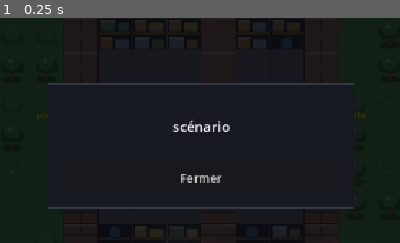
Above: before the commit, frame 1.
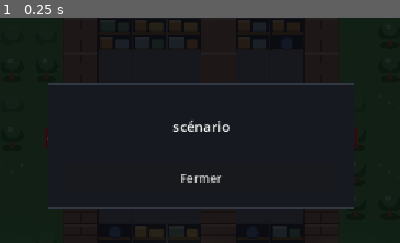
Above: after the commit, the same moment.

Repository: YohanPoirier/jeu_securite
Game: Godot game, scene res://main.tscn
The game is run twice, just before and just after one commit, with the same random seed, the same clock (stepped at 60 frames per second) and the same inputs.
Inputs:
- Up to frame 1 (0.25 s): no input
The pictures show only the part of the screen within x 25-75%, y 22-72%; the shares and areas given below are measured in that part.

The runs differ from the first frame. In frame 1, 0.2% of the frame differs, in the area x 9-92%, y 42-58%.

Commit message:
Tapis d'origine (horizontal), sans libellé « porte »
Co-Authored-By: Claude Sonnet 5.5 <noreply@anthropic.com>
Claude-Session: https://claude.ai/code/session_01Qn8oNbxsrQNPS2EWgssgFJ

Diff:
--- a/scripts/rail_view.gd
+++ b/scripts/rail_view.gd
@@ -394,10 +394,6 @@
 	# portes aux extrémités du couloir
 	for gc in [k - 1, right]:
 		_draw_gate(_cell_rect(lay, gc, RAIL_ROW), gc == k - 1, font)
-	draw_string(font, _cell_rect(lay, 0, RAIL_ROW).position + Vector2(0, -cell * 0.06), "porte",
-		HORIZONTAL_ALIGNMENT_RIGHT, cell * 1.9, 13, C_DOOR)
-	draw_string(font, _cell_rect(lay, right + 1, RAIL_ROW).position + Vector2(cell * 0.1, -cell * 0.06), "porte",
-		HORIZONTAL_ALIGNMENT_LEFT, cell * 1.9, 13, C_DOOR)
 
 
 ## Style des murs : true = traits fins (la case reste non marchable, mais le mur est dessiné étroit),
@@ -474,19 +470,14 @@
 	draw_rect(in_rc, C_FLOOR)
 	draw_rect(in_rc, C_TILE, false, 1.0)
 	draw_rect(out_rc, C_GRASS)
-	# tapis d'accueil, sur l'herbe, devant la porte ; le texte se lit en arrivant de l'extérieur
+	# tapis d'accueil, sur l'herbe, juste devant la porte
 	var w := rc.size.x * 0.20
 	var cell := rc.size.x
-	var depth := cell * 0.42
-	var length := cell * 0.78
-	var gap := cell * 0.16  # le tapis ne touche pas la porte
-	var mx := cx - w / 2.0 - gap - depth if left_side else cx + w / 2.0 + gap
-	var mat := Rect2(mx, rc.get_center().y - length / 2.0, depth, length)
-	_rr(mat, Color(0.50, 0.22, 0.18), 3)
-	_rr(mat.grow(-2.5), Color(0.62, 0.30, 0.22), 2)
-	draw_set_transform(mat.get_center(), PI / 2.0 if left_side else -PI / 2.0, Vector2.ONE)
-	draw_string(font, Vector2(-length / 2.0, 2.8), "WELCOME", HORIZONTAL_ALIGNMENT_CENTER, length, 7, Color(0.98, 0.92, 0.75))
-	draw_set_transform(Vector2.ZERO, 0.0, Vector2.ONE)
+	var mat_x := cx - w / 2.0 - cell * 0.95 if left_side else cx + w / 2.0
+	var mat := Rect2(mat_x, rc.get_center().y - cell * 0.30, cell * 0.95, cell * 0.60)
+	draw_rect(mat, Color(0.55, 0.20, 0.18))
+	draw_rect(mat.grow(-3.0), Color(0.40, 0.14, 0.14), false, 1.5)
+	draw_string(font, Vector2(mat.position.x, mat.get_center().y + 3.5), "WELCOME", HORIZONTAL_ALIGNMENT_CENTER, mat.size.x, 8, Color(0.95, 0.85, 0.65))
 	# plaque
 	var slab := Rect2(cx - w / 2.0, rc.position.y, w, rc.size.y)
 	draw_rect(slab, C_DOOR)
